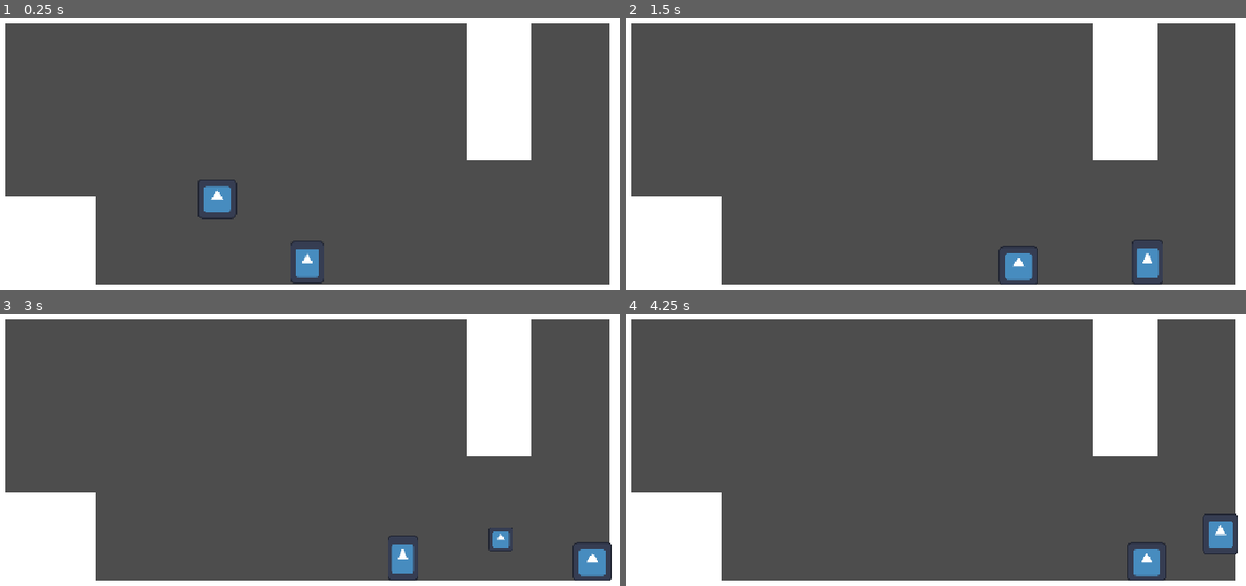
Above: before the commit, frames 1-4 (two rows, left to right).
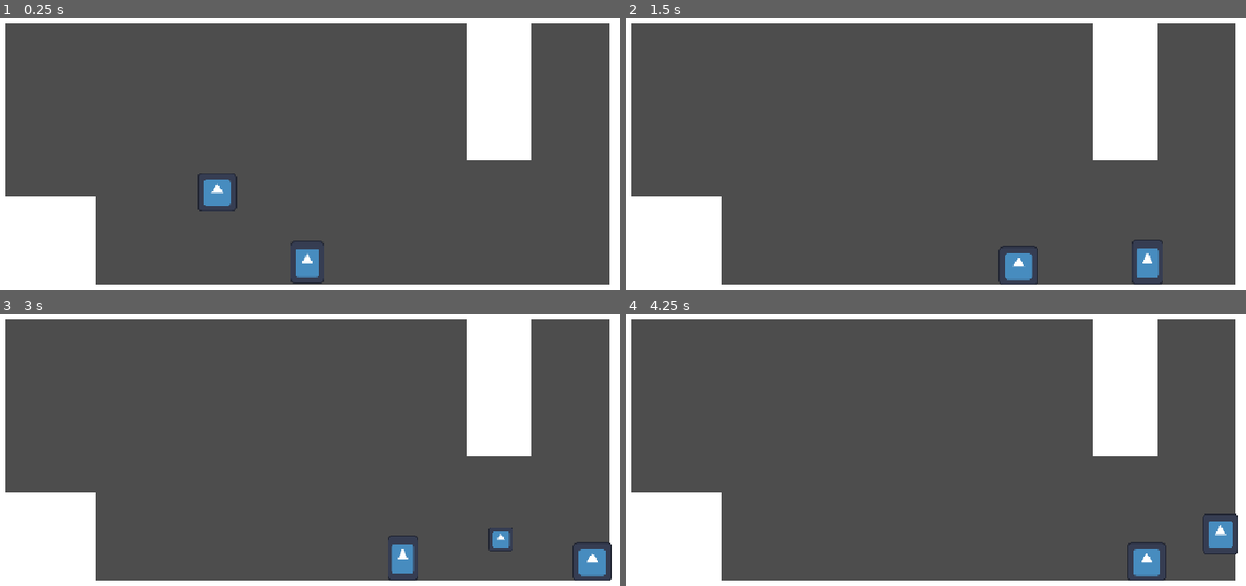
Above: after the commit, the same moments.

Repository: nilstop/SnowmanGame
Game: Godot game, scene res://stage.tscn
Two runs of this game, one before a commit and one after it. Both use one fixed random seed, a clock stepped at 60 frames per second and the inputs below. The engine's default icon, where the game draws it, is replaced by a stand-in: a white triangle on a blue panel in a dark square.
Inputs:
- Up to frame 1 (0.25 s): no input
- Up to frame 2 (1.5 s): hold Right (right) from 0.53 s (still down); tap A (ice) at 0.6 s; tap Z (jump) at 0.77 s; tap Space (water) at 0.8, 1.35 s
- Up to frame 3 (3 s): tap Z (jump) at 1.52 s; tap A (ice) at 1.55, 2.1 s; release Right (right) at 2.03 s; hold Left (left) 2.03-2.78 s; tap Space (water) at 2.3 s; hold Right (right) from 2.78 s (still down); tap X (shoot) at 2.85 s
- Up to frame 4 (4.25 s): keep holding Right (right); tap Z (jump) at 3.02, 3.77 s; tap A (ice) at 3.05 s; tap Space (water) at 3.6 s

The runs differ from the first frame. In frame 1, 0.4% of the frame differs, in the area x 31-39%, y 57-75%; in frame 2, nothing differs; in frame 3, less than 0.1%; in frame 4, less than 0.1%.

Commit message:
enemy bounce & ice pound force system

Diff:
--- a/Enemies/basic_enemy.gd
+++ b/Enemies/basic_enemy.gd
@@ -1,6 +1,16 @@
 extends CharacterBody2D
 
 @export var health_node: Node2D
+@export var physics_node: Node2D
+
+@onready var snowman = get_tree().get_first_node_in_group("snowman")
+
+func _ready() -> void:
+	snowman.connect("ice_land", bounce)
 
 func take_damage(damage):
 	health_node.take_damage(damage)
+
+func bounce(force: int = 0):
+	print(force)
+	physics_node.bounce(force)
--- a/Enemies/basic_enemy.tscn
+++ b/Enemies/basic_enemy.tscn
@@ -4,6 +4,7 @@
 [ext_resource type="Texture2D" uid="uid://wfawcs5vdq2y" path="res://icon.svg" id="1_rwafm"]
 [ext_resource type="Script" uid="uid://drscrrfnhdb86" path="res://Enemies/follow_behaviour.gd" id="2_m2rku"]
 [ext_resource type="Script" uid="uid://kv1klsxfgdos" path="res://Enemies/health.gd" id="3_gie15"]
+[ext_resource type="Script" uid="uid://bgjpbd5y6xqm4" path="res://Enemies/physics.gd" id="5_4vdx4"]
 
 [sub_resource type="RectangleShape2D" id="RectangleShape2D_t1tcq"]
 size = Vector2(48, 56)
@@ -11,11 +12,12 @@
 [sub_resource type="RectangleShape2D" id="RectangleShape2D_gie15"]
 size = Vector2(48, 52)
 
-[node name="BasicEnemy" type="CharacterBody2D" unique_id=453787036 node_paths=PackedStringArray("health_node")]
+[node name="BasicEnemy" type="CharacterBody2D" unique_id=453787036 node_paths=PackedStringArray("health_node", "physics_node") groups=["enemy"]]
 collision_layer = 8
 collision_mask = 9
 script = ExtResource("1_iioo1")
 health_node = NodePath("Health")
+physics_node = NodePath("Physics")
 
 [node name="Sprite2D2" type="Sprite2D" parent="." unique_id=1206355672]
 position = Vector2(0, -1)
@@ -34,6 +36,10 @@
 script = ExtResource("3_gie15")
 health = 60
 
+[node name="Physics" type="Node2D" parent="." unique_id=1810647193]
+script = ExtResource("5_4vdx4")
+weight_multiplier = 1.0
+
 [node name="DamageArea" type="Area2D" parent="." unique_id=1273840320]
 collision_layer = 0
 collision_mask = 6
--- a/Enemies/follow_behaviour.gd
+++ b/Enemies/follow_behaviour.gd
@@ -4,16 +4,10 @@
 @onready var snowman: CharacterBody2D = get_tree().get_first_node_in_group("snowman")
 @onready var p = get_parent()
 
-
 var direction: float
 const GRAVITY = 1200
 
 func _physics_process(delta: float) -> void:
-	# Apply gravity
-	if not p.is_on_floor():
-		p.velocity.y += GRAVITY * delta
-		if p.velocity.y >= -200:
-			p.velocity.y += GRAVITY * 1.1 * delta
 	# Follow snowman
 	if snowman.global_position.x - p.global_position.x <= 0:
 		direction = lerp(direction, -1.0, 0.02)
--- /dev/null
+++ b/Enemies/physics.gd
@@ -0,0 +1,22 @@
+extends Node2D
+
+@onready var p = get_parent()
+
+# Applied to the bounce force
+@export var weight_multiplier: float
+
+const GRAVITY = 1200
+
+func _physics_process(delta: float) -> void:
+	# Apply gravity
+	if not p.is_on_floor():
+		p.velocity.y += GRAVITY * delta
+		if p.velocity.y >= -200:
+			p.velocity.y += GRAVITY * 1.1 * delta
+		#p.move_and_slide()
+
+# Bounce when snowman ground pounds
+func bounce(force):
+	if p.is_on_floor():
+		p.velocity.y = -force * weight_multiplier
+		p.move_and_slide()
--- a/Snowman/snowman.gd
+++ b/Snowman/snowman.gd
@@ -1,10 +1,13 @@
 extends CharacterBody2D
+
+signal ice_land(force)
 
 @onready var sprite: Sprite2D = $Sprite2D
 @onready var snowman_shape: CollisionShape2D = $SnowmanShape
 @onready var water_shape: CollisionShape2D = $WaterShape
 @onready var ice_cube_shape: CollisionShape2D = $IceCubeShape
 @onready var water_environment_area: Area2D = $WaterEnvironmentArea
+#@onready var camera_2d: Camera2D = $Camera2D
 @onready var camera_2d: Camera2D = $"../Camera2D"
 
 enum States {Snow, Water, Ice, Steam}
@@ -16,19 +19,15 @@
 var throw_direction: Vector2
 var latest_water_slide: String
 var latest_water_normal: Vector2
+var ice_force := 0
 
 # Sprite sizes
 const PLACEHOLDER_SNOWMAN_SIZE = Vector2(0.4, 0.578)
 const PLACEHOLDER_WATER_SIZE = Vector2(0.2, 0.2)
 const PLACEHOLDER_ICECUBE_SIZE = Vector2(0.672, 0.672)
 
-# Shape Sizes
-const ICSHAPE_GROUND_SIZE = Vector2()
-const ICSHAPE_AIR_SIZE = Vector2()
-const ICSHAPE_DROP_SIZE = Vector2()
+# Velocities
 const SPEED = 400.0
-
-# Velocities
 const WATER_SPEED = 660.0
 const JUMP_VELOCITY = -650.0
 const ACCELERATION = 0.1
@@ -59,6 +58,7 @@
 		# Ice to Snow
 	if new_state == States.Ice:
 
+		ice_force = 0
 		velocity = Vector2.ZERO
 		ice_cube_shape.disabled = false
 		sprite.scale = PLACEHOLDER_ICECUBE_SIZE
@@ -141,11 +141,14 @@
 	#endregion
 	#region Icecube
 	if state == States.Ice:
+		# Reset ice to snowman + some fx
+		ice_force += 25
 		if is_on_floor():
+			emit_signal("ice_land", ice_force)
 			sprite.scale = Vector2(1.0, 0.3)
 			ice_cube_shape.scale = Vector2(1.0, 0.3)
 			move_and_collide(Vector2.DOWN * 10)
-			camera_2d.screen_shake(20, Vector2(1.0, 3.0))
+			camera_2d.screen_shake(float(ice_force) * 0.1, Vector2(1.0, 3.0))
 			set_state(States.Snow)
 			ice_cube_shape.scale = Vector2.ONE
 
@@ -181,3 +184,8 @@
 		facing = Vector2.RIGHT
 	if direction == -1:
 		facing = Vector2.LEFT
+
+# Damage ground-pounded enemies
+func _on_ice_damage_area_body_entered(body: Node2D) -> void:
+	if body.has_method("take_damage") and state == States.Ice:
+		body.take_damage(100)
--- a/Snowman/snowman.tscn
+++ b/Snowman/snowman.tscn
@@ -5,9 +5,13 @@
 [ext_resource type="PackedScene" uid="uid://bc6pnkwxpuubo" path="res://Snowman/Snowball/snowball.tscn" id="2_shg61"]
 
 [sub_resource type="RectangleShape2D" id="RectangleShape2D_26ndh"]
-size = Vector2(78, 78)
+size = Vector2(78, 9)
 
 [sub_resource type="CapsuleShape2D" id="CapsuleShape2D_shg61"]
+radius = 25.0
+height = 74.0
+
+[sub_resource type="CapsuleShape2D" id="CapsuleShape2D_71em2"]
 radius = 25.0
 height = 74.0
 
@@ -74,12 +78,21 @@
 texture = ExtResource("1_mklb1")
 
 [node name="IceCubeShape" type="CollisionShape2D" parent="." unique_id=198182560]
+position = Vector2(0, 34.5)
 shape = SubResource("RectangleShape2D_26ndh")
 disabled = true
 debug_color = Color(0.3019608, 1, 1, 0.41960785)
 
 [node name="SnowmanShape" type="CollisionShape2D" parent="." unique_id=988651513]
 shape = SubResource("CapsuleShape2D_shg61")
+debug_color = Color(1, 1, 1, 0.41960785)
+
+[node name="IceDamageArea" type="Area2D" parent="." unique_id=581519859]
+collision_layer = 0
+collision_mask = 8
+
+[node name="SnowmanShape2" type="CollisionShape2D" parent="IceDamageArea" unique_id=531168036]
+shape = SubResource("CapsuleShape2D_71em2")
 debug_color = Color(1, 1, 1, 0.41960785)
 
 [node name="WaterEnvironmentArea" type="Area2D" parent="." unique_id=1911178668]
@@ -95,3 +108,5 @@
 
 [node name="AnimationPlayer" type="AnimationPlayer" parent="." unique_id=1301485298]
 libraries/ = SubResource("AnimationLibrary_nc2e1")
+
+[connection signal="body_entered" from="IceDamageArea" to="." method="_on_ice_damage_area_body_entered"]
--- a/camera.gd
+++ b/camera.gd
@@ -13,10 +13,12 @@
 	var shake_ID = current_shake_ID
 	shake_tense = intensity
 	# Shake until shake_tense reaches zero
+	position_smoothing_enabled = false
 	while shake_tense != 0.0:
 		var tween = create_tween()
 		tween.tween_property(self, "offset", Vector2(randf_range(-shake_tense, shake_tense) * multiplier.x, randf_range(-shake_tense, shake_tense) * multiplier.y), 0.03).set_trans(Tween.TRANS_CUBIC)
 		await tween.finished
 		if shake_ID != current_shake_ID:
 			break
+	position_smoothing_enabled = true
 	emit_signal("done")
--- a/project.godot
+++ b/project.godot
@@ -24,6 +24,7 @@
 environment=""
 snowman=""
 snowball=""
+enemy=""
 
 [input]
 
--- a/stage.tscn
+++ b/stage.tscn
@@ -98,9 +98,10 @@
 unique_name_in_owner = true
 position = Vector2(576, 410)
 
+[node name="BasicEnemy" parent="." unique_id=453787036 instance=ExtResource("3_rnkuw")]
+position = Vector2(416, 265)
+
 [node name="Camera2D" type="Camera2D" parent="." unique_id=1872853638]
 position = Vector2(576, 324)
+position_smoothing_enabled = true
 script = ExtResource("2_aees8")
-
-[node name="BasicEnemy" parent="." unique_id=453787036 instance=ExtResource("3_rnkuw")]
-position = Vector2(416, 265)
Not shown, added: Enemies/physics.gd.uid
